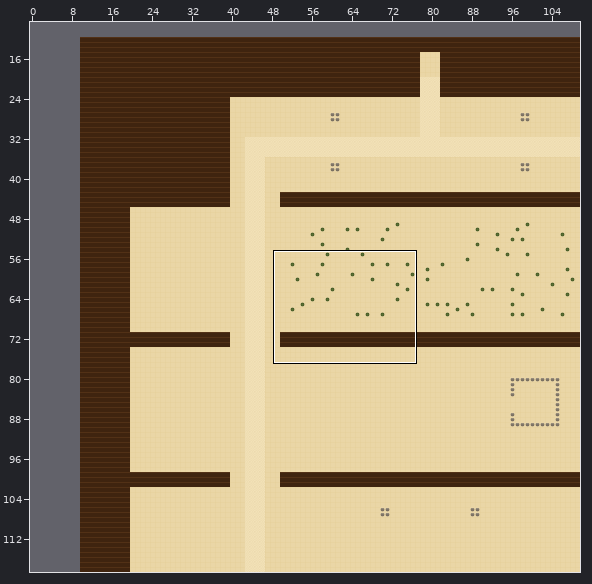
Tiled map (JSON), stored at maps/heaven.tmj. The first picture is a wide view before the edit; the outline marks the close-up.
Close-up. The starting point:
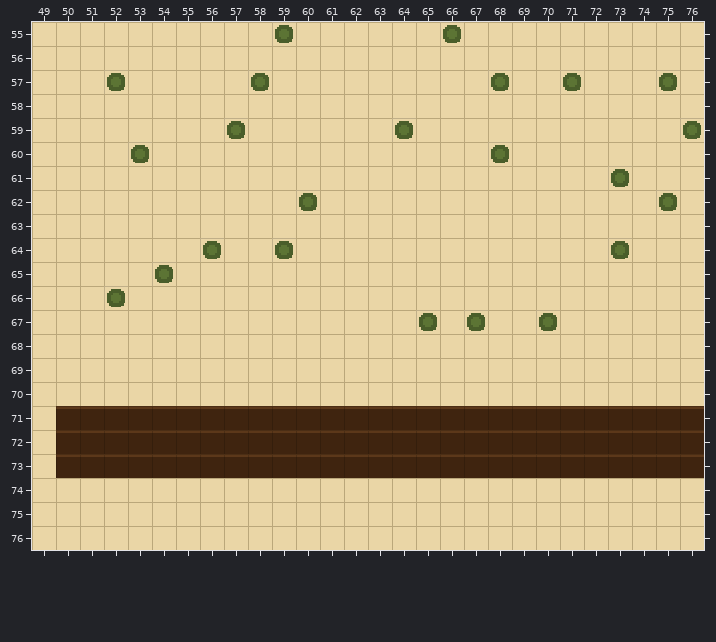
Cells are 16x16 px. Shown: x 49..76, y 55..76. The commit also changed other parts of the map, which this record leaves out. The old version is drawn lined up with the new one.
After the commit:
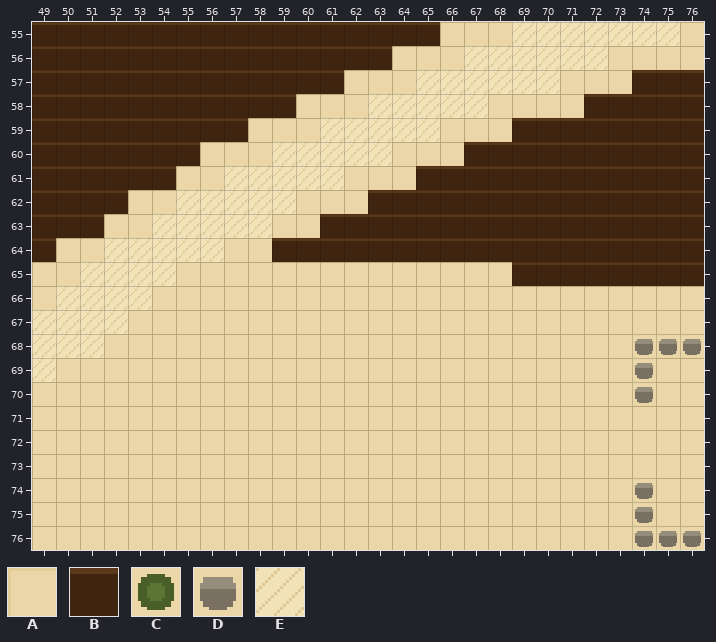
Key: from "draft": A 0, B 1, C 3, D 4, E 5.
_ is an empty cell.
From old to new:
map size 150x232 -> 170x256 cells (old content now starts at 10,12; both pictures use the new coordinates)
Layer "ground":
y 55: x 49..66 AAAAAAAAAACAAAAAAC -> BBBBBBBBBBBBBBBBBA; x 69..75 AAAAAAA -> EEEEEEE
y 56: x 49..63 AAAAAAAAAAAAAAA -> BBBBBBBBBBBBBBB; x 67..72 AAAAAA -> EEEEEE
y 57: x 49..61 AAACAAAAACAAA -> BBBBBBBBBBBBB; x 65..71 AAACAAC -> EEEEEEA; x 74..76 ACA -> BBB
y 58: x 49..59 AAAAAAAAAAA -> BBBBBBBBBBB; x 63..67 AAAAA -> EEEEE; x 72..76 AAAAA -> BBBBB
y 59: x 49..57 AAAAAAAAC -> BBBBBBBBB; x 61..65 AAACA -> EEEEE; x 69..76 AAAAAAAC -> BBBBBBBB
y 60: x 49..55 AAAACAA -> BBBBBBB; x 59..63 AAAAA -> EEEEE; x 67..76 ACAAAAAAAA -> BBBBBBBBBB
y 61: x 49..54 AAAAAA -> BBBBBB; x 57..61 AAAAA -> EEEEE; x 65..76 AAAAAAAACAAA -> BBBBBBBBBBBB
y 62: x 49..52 AAAA -> BBBB; x 55..60 AAAAAC -> EEEEEA; x 63..76 AAAAAAAAAAAACA -> BBBBBBBBBBBBBB
y 63: x 49..51 AAA -> BBB; x 54..58 AAAAA -> EEEEE; x 61..76 AAAAAAAAAAAAAAAA -> BBBBBBBBBBBBBBBB
y 64: x 49 A -> B; x 52..56 AAAAC -> EEEEE; x 59..76 CAAAAAAAAAAAAACAAA -> BBBBBBBBBBBBBBBBBB
y 65: x 51..54 AAAC -> EEEE; x 69..76 AAAAAAAA -> BBBBBBBB
y 66: x 50..53 AACA -> EEEE
y 67: x 49..52 AAAA -> EEEE; x 65 C -> A; x 67 C -> A; x 70 C -> A
y 68: x 49..51 AAA -> EEE; x 74..76 AAA -> DDD
y 69: x 49 A -> E; x 74 A -> D
y 70: x 74 A -> D
y 71..73: x 50..76 BBBBBBBBBBBBBBBBBBBBBBBBBBB -> AAAAAAAAAAAAAAAAAAAAAAAAAAA
y 74..75: x 74 A -> D
y 76: x 74..76 AAA -> DDD
